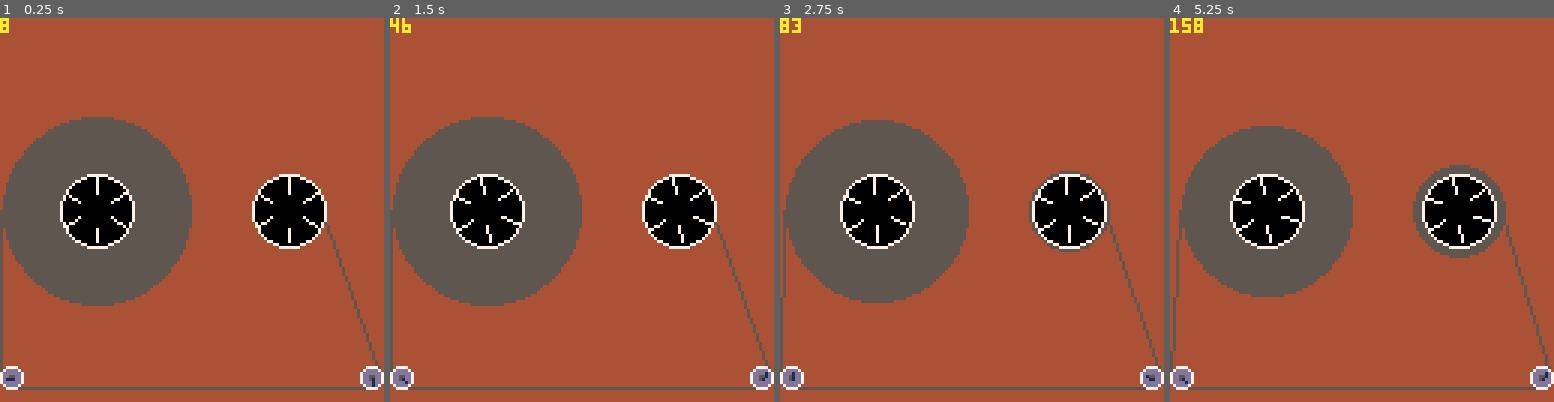
Above: before the commit, frames 1-4 (left to right).
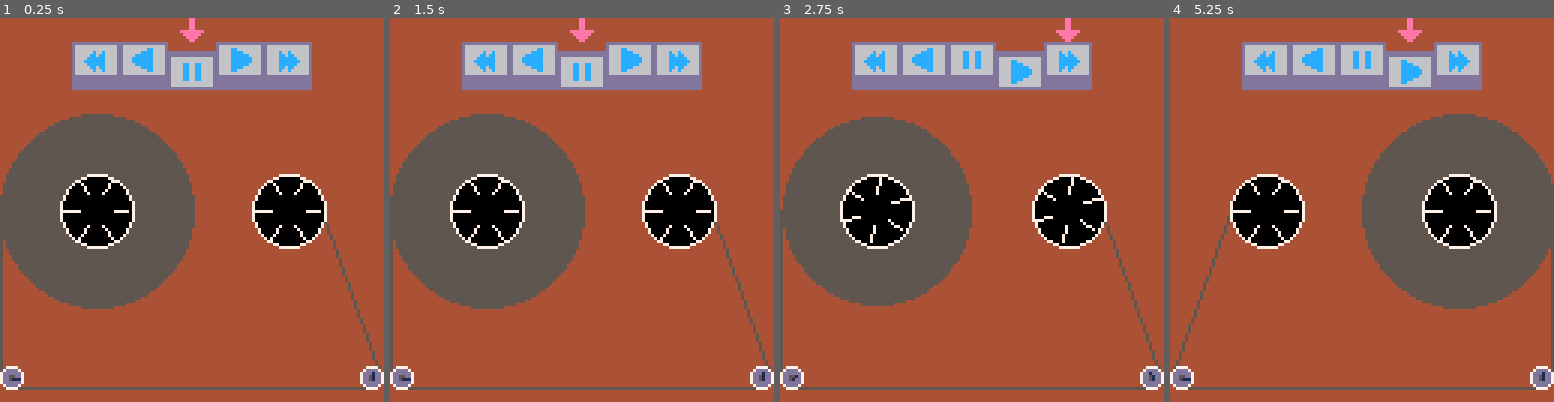
Above: after the commit, the same moments.

Repository: ptrgags/pico8-carts
Game: PICO-8 cartridge lab/0006-cassette-counter.p8
Same seed, same stepped clock (60 frames per second), same inputs: the game is played once before the commit and once after it.
Inputs:
- Up to frame 1 (0.25 s): no input
- Up to frame 2 (1.5 s): tap X (X key) at 0.33, 1.07 s
- Up to frame 3 (2.75 s): hold Right 1.6-2.1 s; tap X (X key) at 1.85 s; hold Right from 2.47 s (still down)
- Up to frame 4 (5.25 s): tap X (X key) at 2.97, 4.08, 5.2 s; release Right at 3.03 s; hold Left 3.08-3.58 s; hold Right 4.02-4.68 s; hold Left from 5.08 s (still down)

The runs differ from the first frame. In frame 1, 9.7% of the frame differs, in the area x 0-98%, y 0-97%; in frame 2, 9.7%; in frame 3, 11%; in frame 4, 38%, in the area x 0-100%, y 0-96%.

Commit message:
Add transport buttons, move code to other tabs

Diff:
--- a/lab/0006-cassette-counter.p8
+++ b/lab/0006-cassette-counter.p8
@@ -11,72 +11,169 @@
 --   https://ptrgags.dev/#/album/rewind-and-ffwd
 
 function _init()
-	counter=0
-	count_max=1023
-
-	min_r=12
-	max_r=32
-
-	r_left=max_r
-	r_right=min_r
-
-	counter=0
-
-	spd_stop=0
-	spd_slow=1
-	spd_fast=32
-	speed=spd_slow
-
-	r_guide=4
-	s_guide=2
+	tape=make_tape()
+	trans=make_transp()
 end
 
 function _update()
-	counter+=speed
-	counter=mid(
-		counter,0,count_max)
-	percent=counter/count_max
-
-	r_left=min_r+(1-percent)*(max_r-min_r)
-	r_right=min_r+percent*(max_r-min_r)
+	update_transp(trans)
+
+	tape.speed=trans.spd
+	update_tape(tape)
 end
 
 function _draw()
  cls(4)
-
- --reels of tape
-	circfill(32,64,r_left,5)
-	circfill(96,64,r_right,5)
+ draw_transp(trans)
+ draw_tape(tape)
+end
+
+-->8
+-- transport
+function make_transp()
+ local spd_slow=1
+ local spd_fast=15
+	return {
+	 sel=3,
+	 speeds={
+	 	-spd_fast,
+	 	-spd_slow,
+	 	0,
+	 	spd_slow,
+	 	spd_fast
+	 },
+	 cur=3,
+	 spd=0,
+	 x=8
+	}
+end
+
+function get_speed(transp)
+	return transp.speeds[transp.sel]
+end
+
+function update_transp(transp)
+	if (btnp(⬅️)) transp.cur-=1
+	if (btnp(➡️)) transp.cur+=1
+	transp.cur=mid(transp.cur,1,5)
+
+	if btnp(❎) then
+		transp.sel=transp.cur
+	end
+
+	transp.spd=transp.speeds[transp.sel]
+end
+
+function draw_transp(transp)
+ -- cursor
+	spr(7,transp.x+transp.cur*16+4,0)
+
+	for i=1,5 do
+	 -- spr 16 is the button
+	 --  (not pressed)
+	 -- spr 18 is the button
+	 --  (pressed)
+	 local idx=sel(16,18,i==transp.sel)
+		spr(idx,transp.x+i*16,8,2,2)
+
+		local ico=1+i
+		local y_o=sel(-2,2,i==transp.sel)
+		spr(ico,transp.x+i*16+4,8+4+y_o)
+	end
+end
+-->8
+-- util
+
+-- i find the and/or idiom
+-- confusing, so let's make
+-- a select function. this is
+-- like select() in wgsl
+-- see https://www.w3.org/tr/wgsl/#select-builtin
+function sel(a,b,x)
+ return x and b or a
+end
+-->8
+--reels of tape
+
+count_max=1023
+min_r=12
+max_r=32
+
+reel_l={x=32,y=64}
+reel_r={x=96,y=64}
+
+r_guide=4
+s_guide=2
+
+function make_tape()
+	return {
+		counter=0,
+		r_left=max_r,
+		r_right=min_r,
+		percent=0,
+	}
+end
+
+-- update the tape
+-- important: make sure
+-- to update tape.speed
+-- beforehand
+function update_tape(tape)
+	tape.counter+=tape.speed
+	tape.counter=mid(
+		tape.counter,0,count_max)
+
+	local p=tape.counter/count_max
+	local q=1-p
+
+	tape.percent=p
+	tape.r_left=min_r+q*(max_r-min_r)
+	tape.r_right=min_r+p*(max_r-min_r)
+end
+
+function draw_tape(tape)
+	local p=tape.percent
+	local rl=tape.r_left
+	local rr=tape.r_right
+
+	--tape speed
+	local guide_spd=tape.speed*2
+	local reel_spd=tape.speed*8.5
+
+	--reels of tape
+	circfill(
+		reel_l.x,reel_l.y,rl,5)
+	circfill(
+		reel_r.x,reel_r.y,rr,5)
 
  --line of tape between reels
  --(approx)
- line(32-r_left,64,0,128-2*r_guide,5)
- line(95+r_right,64,127,128-2*r_guide,5)
+ line(32-rl,64,0,128-2*r_guide,5)
+ line(95+rr,64,127,128-2*r_guide,5)
  line(r_guide,127-r_guide,128-r_guide,127-r_guide,5)
 
 	--decorate center of reels
-
 	circfill(32,64,min_r,0)
 	circfill(96,64,min_r,0)
 	for i=0,6 do
-	 angle=i/6
+	 local angle=i/6
 	 line(
-	 	32+0.5*min_r*cos(32*percent+angle),
-	 	64+0.5*min_r*sin(32*percent+angle),
-	 	32+0.9*min_r*cos(32*percent+angle),
-	 	64+0.9*min_r*sin(32*percent+angle),
+	 	32+0.5*min_r*cos(reel_spd*p+angle),
+	 	64+0.5*min_r*sin(reel_spd*p+angle),
+	 	32+0.9*min_r*cos(reel_spd*p+angle),
+	 	64+0.9*min_r*sin(reel_spd*p+angle),
 	 	7
 	 )
 	 line(
-	 	96+0.5*min_r*cos(32*percent+angle),
-	 	64+0.5*min_r*sin(32*percent+angle),
-	 	96+0.9*min_r*cos(32*percent+angle),
-	 	64+0.9*min_r*sin(32*percent+angle),
+	 	96+0.5*min_r*cos(reel_spd*p+angle),
+	 	64+0.5*min_r*sin(reel_spd*p+angle),
+	 	96+0.9*min_r*cos(reel_spd*p+angle),
+	 	64+0.9*min_r*sin(reel_spd*p+angle),
 	 	7
 	 )
 	end
-	circ(32,64,min_r,7)
-	circ(96,64,min_r,7)
+	circ(reel_l.x,reel_l.y,min_r,7)
+	circ(reel_r.x,reel_r.y,min_r,7)
 
  --tape guides
  spr(1,0,128-3*r_guide)
@@ -85,27 +182,40 @@
  line(
  	r_guide,
  	128-2*r_guide,
- 	r_guide+s_guide*cos(64*percent),
- 	128-2*r_guide+s_guide*sin(64*percent),
+ 	r_guide+s_guide*cos(guide_spd*p),
+ 	128-2*r_guide+s_guide*sin(guide_spd*p),
  	1
  )
  line(
  	128-r_guide,
  	128-2*r_guide,
- 	128-r_guide+s_guide*cos(64*percent+0.25),
- 	128-2*r_guide+s_guide*sin(64*percent+0.25),
+ 	128-r_guide+s_guide*cos(guide_spd*p+0.25),
+ 	128-2*r_guide+s_guide*sin(guide_spd*p+0.25),
  	1
  )
-
- print(counter,0,0,10)
-end
-…(10 lines of a section not shown)…
+end
+…(25 lines of a section not shown)…
Not shown, changed: 24 lines of the sprite sheet (__gfx__) section of lab/0006-cassette-counter.p8
